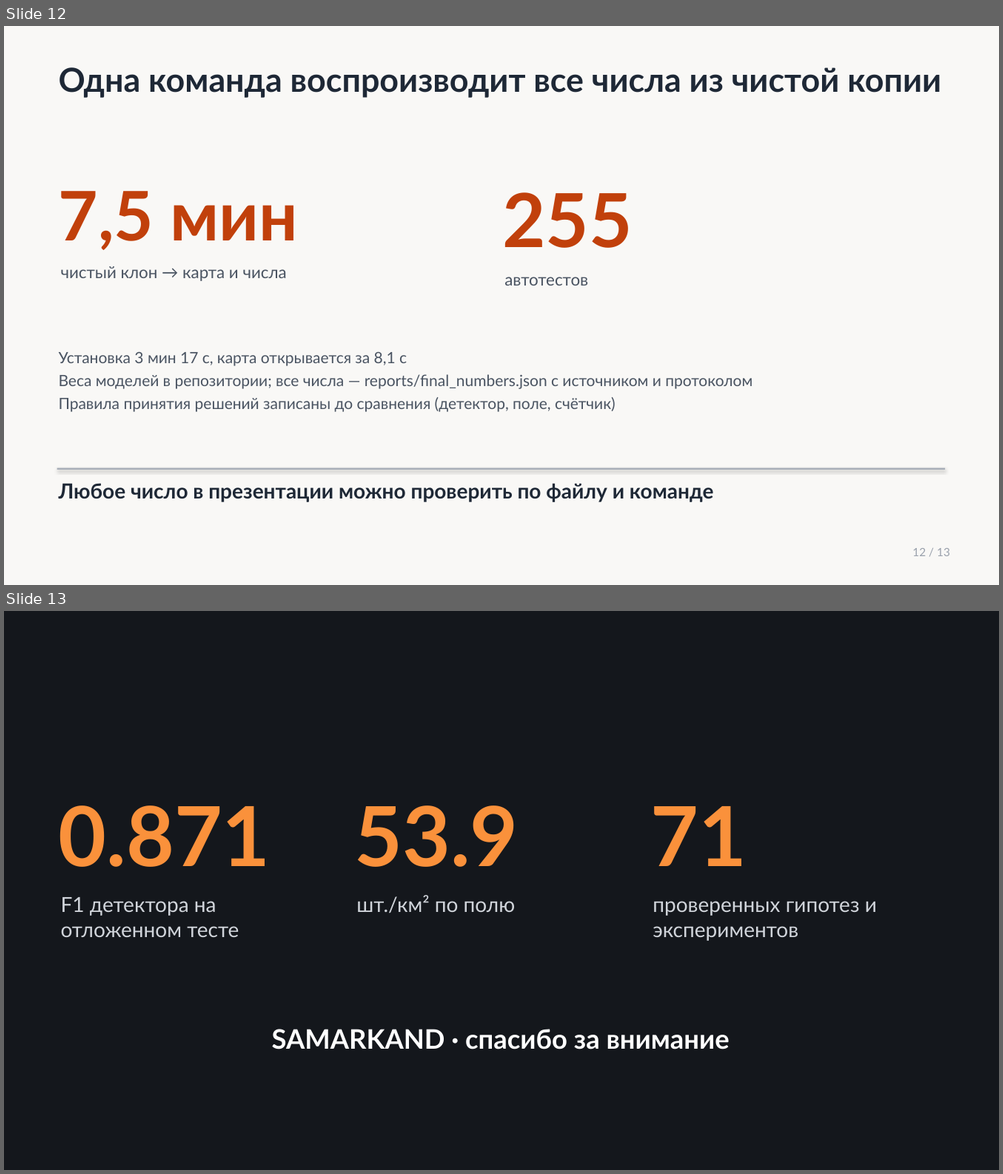
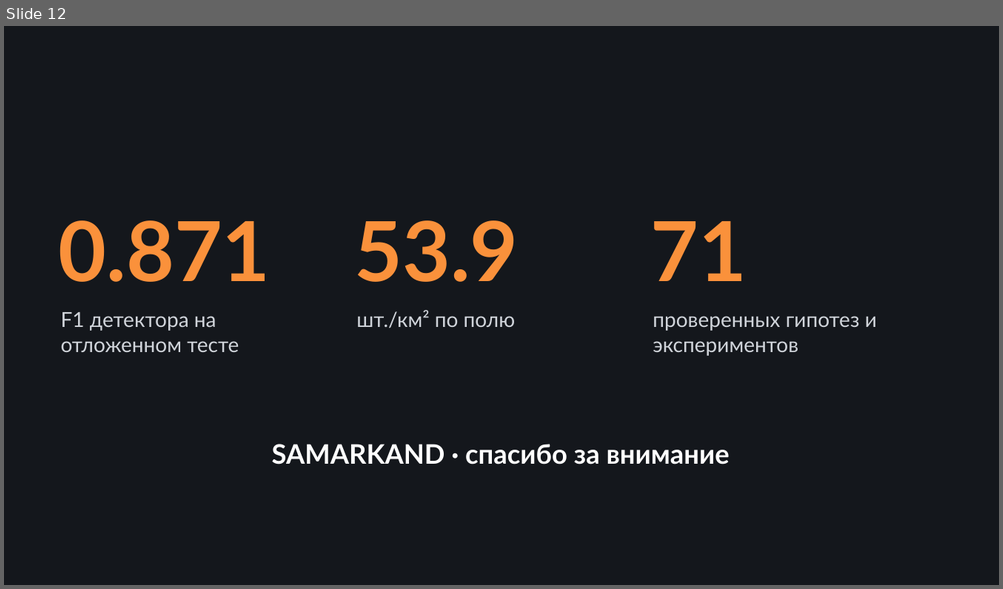
Before and after one commit to azama2t/final-cosmohack, a slide deck: presentation/deck_latest.pptx. Shown one above the other, each under a label of ours: slides 12 and 13 before the commit, slide 12 after it. The pictures are 1003x1174 and 1003x589 pixels, drawn with LibreOffice and Linux fonts; fonts in the diff are those of the drawing. Boxes give left, top, right and bottom in pixels: in the first picture for what was removed or moved away, otherwise in the second. Text is boxed around its words. In the diff, an @@ line names an element or a change of style, - is before the commit and + after.

```diff
--- a/presentation/deck_latest.pptx
+++ b/presentation/deck_latest.pptx
@@ slide 12 removed at <box>4,26,999,585</box>, background #F9F8F6 @@
@@ text removed at <box>59,67,941,98</box> @@
-Одна команда воспроизводит все числа из чистой копии
@@ text removed at <box>59,191,299,250</box> @@
-7,5 мин
@@ text removed at <box>502,192,632,248</box> @@
-255
@@ text removed at <box>61,266,287,281</box> @@
-чистый клон → карта и числа
@@ text removed at <box>504,277,588,286</box> @@
-автотестов
@@ text removed at <box>59,352,752,412</box> @@
-Установка 3 мин 17 с, карта открывается за 8,1 с
-Веса моделей в репозитории; все числа — reports/final_numbers.json с источником и протоколом
-Правила принятия решений записаны до сравнения (детектор, поле, счётчик)
@@ rectangle removed at <box>57,469,945,470</box> @@
@@ text removed at <box>59,483,714,503</box> @@
-Любое число в презентации можно проверить по файлу и команде
@@ text removed at <box>912,548,950,557</box> @@
-12 / 13
@@ what was slide 13 is now slide 12 @@
```
Also in this commit, not shown: 10 slides changed, 13 other files.
